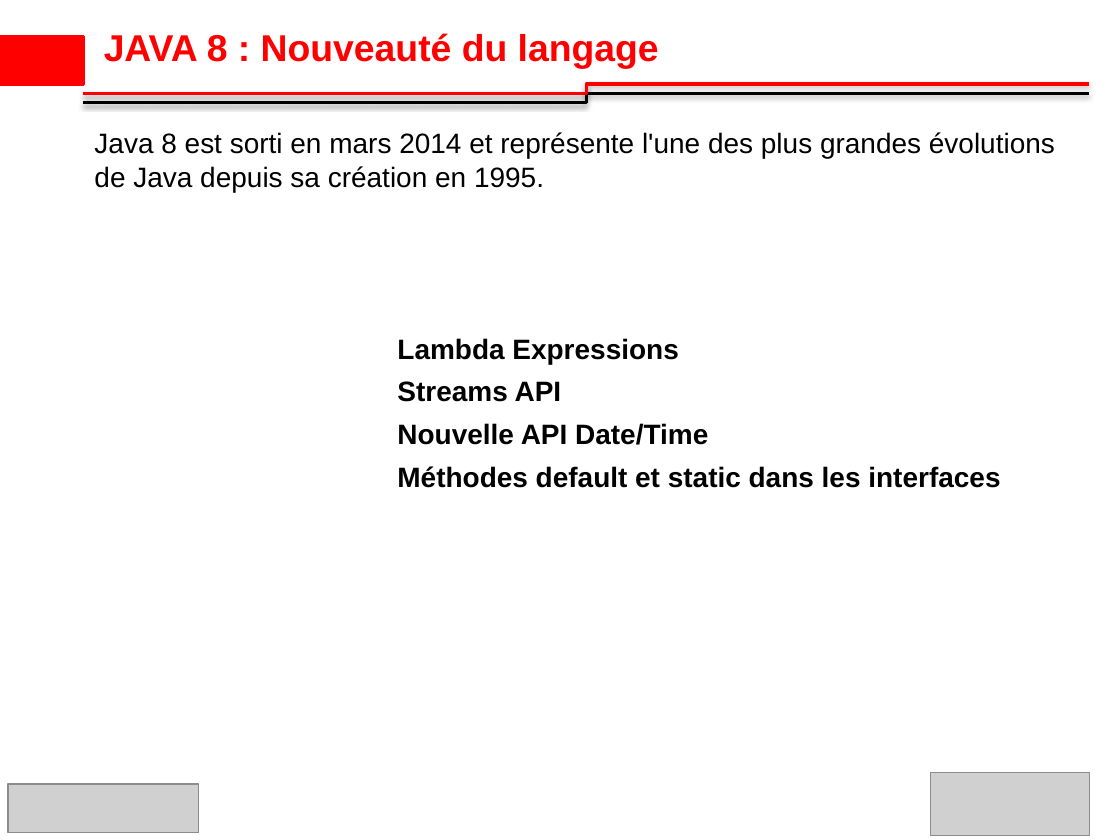
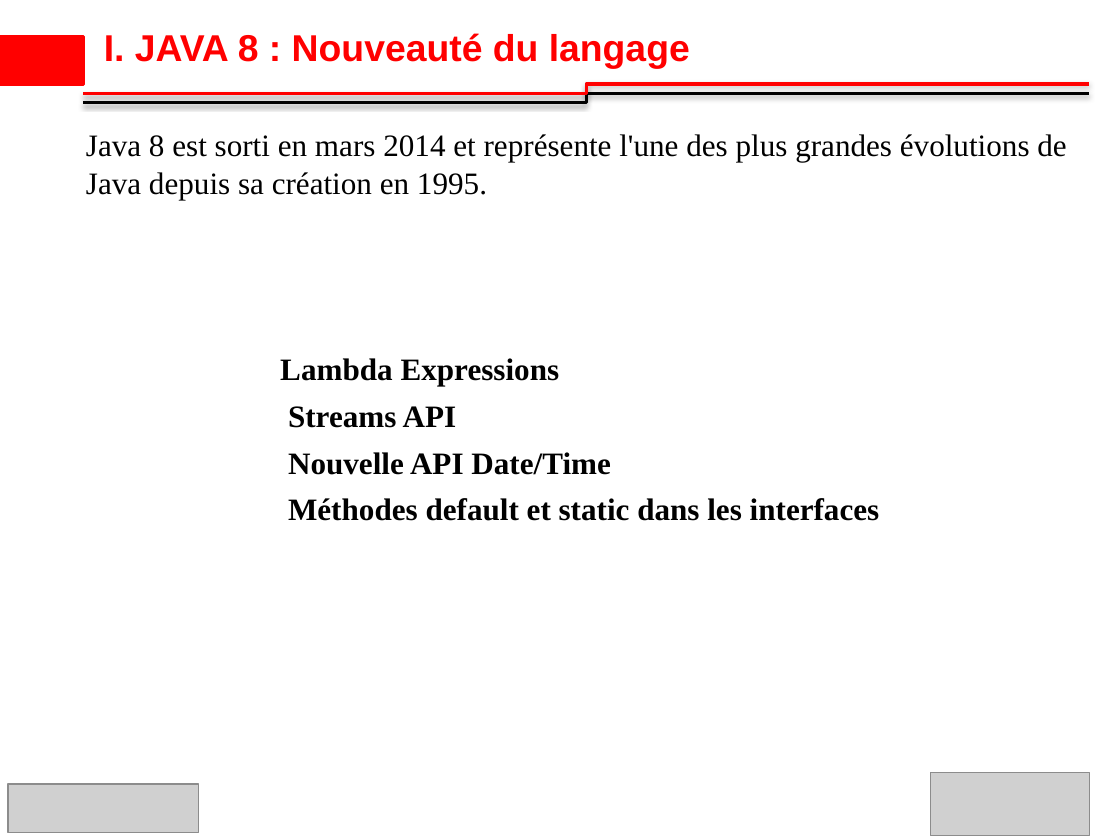
Before and after one commit to ibrahimsava/Osis-training-in-java, a slide deck: slide 3 of Osis_Presentation_Ibrahim_SAVADOGO_2 [Autosaved].pptx. Drawn at 1120x840 pixels with LibreOffice and Linux fonts; fonts in the diff are those of the drawing; grey boxes stand for pictures; background and template pictures are left out. Boxes give left, top, right and bottom in pixels: in the first picture for what was removed or moved away, otherwise in the second. Text is boxed around its words. In the diff, an @@ line names an element or a change of style, - is before the commit and + after.

```diff
--- a/Osis_Presentation_Ibrahim_SAVADOGO_2 [Autosaved].pptx
+++ b/Osis_Presentation_Ibrahim_SAVADOGO_2 [Autosaved].pptx
@@ title at bbox=[104, 33, 690, 69]: text changed @@
-JAVA 8 : Nouveauté du langage
+I. JAVA 8 : Nouveauté du langage
@@ text "Java 8 est sorti en ...": place and size @@
-text "Java 8 est sorti en ..." at bbox=[94, 132, 1055, 488]
+text "Java 8 est sorti en ..." at bbox=[86, 134, 1066, 521]
@@ text "Java 8 est sorti en ..." at bbox=[86, 134, 1066, 521]: size 18 to 20 pt, font Arial to Times New Roman @@
```
Also in this commit, not shown: 6 other slides changed, 3 slides added, 2 slides removed, 1 other file.
